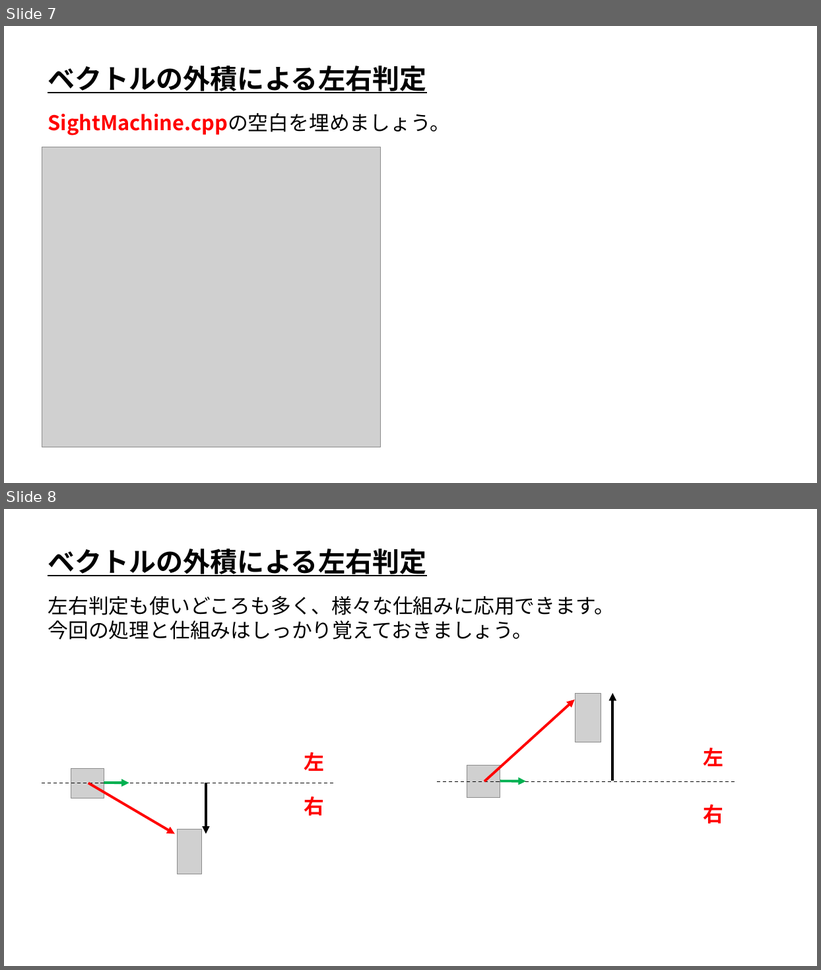
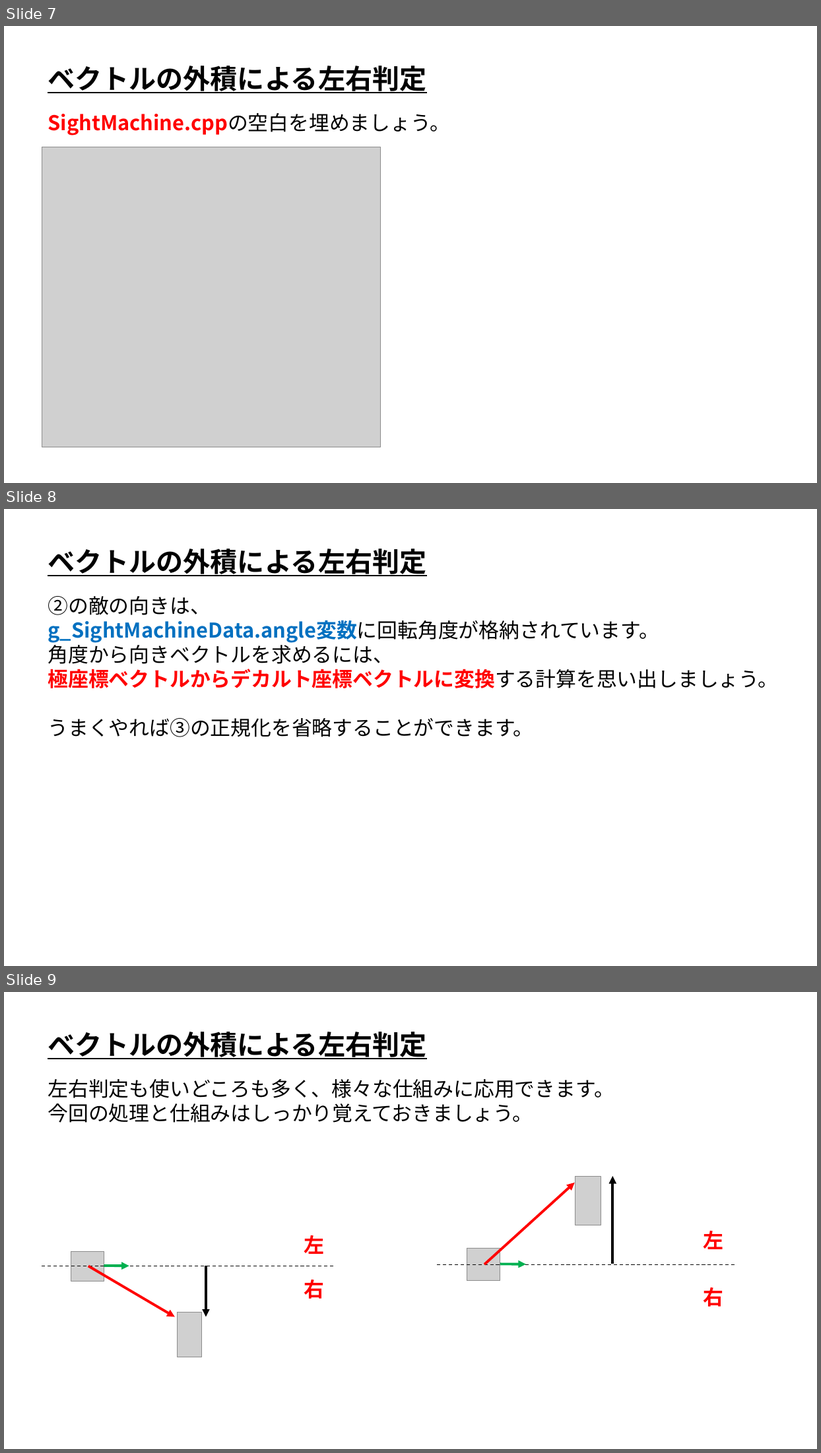
Before and after one commit to ArakiYusuke-Ohara/Textbook, a slide deck: ゲーム科1年/00_前期/ゲームプログラミングⅢ/ゲーム数学/実習/08_ベクトルの外積による左右判定.pptx. Shown one above the other, each under a label of ours: slides 7 and 8 before the commit, slides 7, 8 and 9 after it. The pictures are 821x970 and 821x1453 pixels, drawn with LibreOffice and Linux fonts; fonts in the diff are those of the drawing; grey boxes stand for pictures. Boxes give left, top, right and bottom in pixels: in the first picture for what was removed or moved away, otherwise in the second. Text is boxed around its words. In the diff, an @@ line names an element or a change of style, - is before the commit and + after.

```diff
--- a/ゲーム科1年/00_前期/ゲームプログラミングⅢ/ゲーム数学/実習/08_ベクトルの外積による左右判定.pptx
+++ b/ゲーム科1年/00_前期/ゲームプログラミングⅢ/ゲーム数学/実習/08_ベクトルの外積による左右判定.pptx
@@ slide 8 added at (x1=4, y1=509, x2=817, y2=966), background #FFFFFF @@
@@ text added at (x1=48, y1=549, x2=426, y2=576), 32 pt, text #000000, bold, underline @@
+ベクトルの外積による左右判定
@@ text added at (x1=48, y1=596, x2=778, y2=737), 24 pt, text #000000 @@
+②の敵の向きは、
+g_SightMachineData.angle変数に回転角度が格納されています。
+角度から向きベクトルを求めるには、
+極座標ベクトルからデカルト座標ベクトルに変換する計算を思い出しましょう。
+うまくやれば③の正規化を省略することができます。
@@ what was slide 8 is now slide 9 @@
```
Also in this commit, not shown: 3 slides changed, 2 other files.
